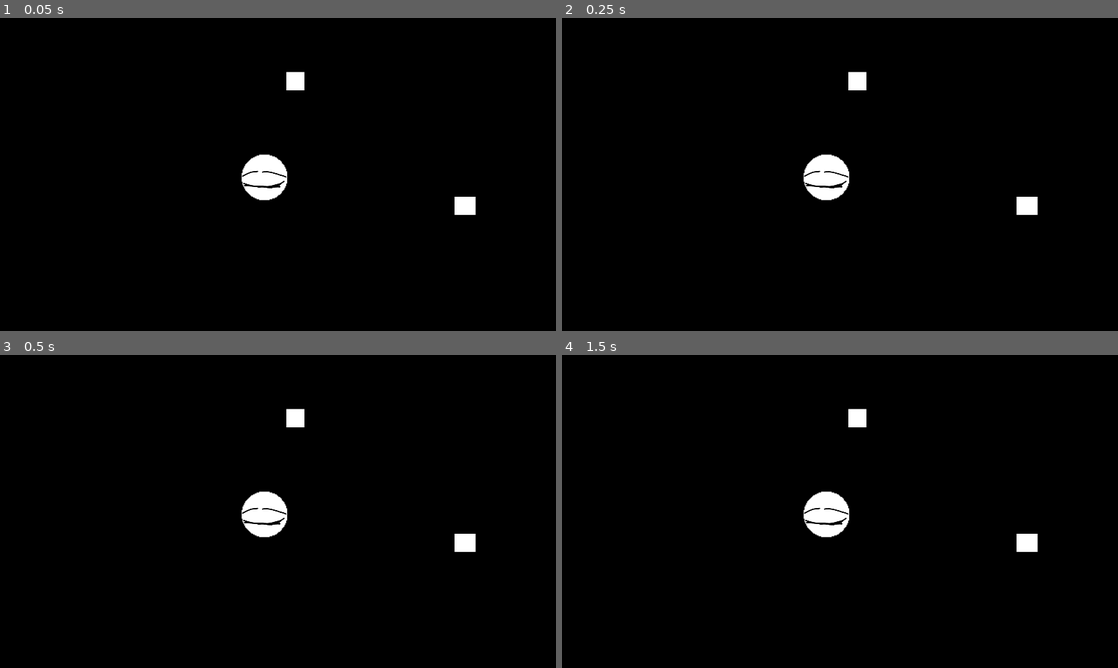
Above: before the commit, frames 1-4 (two rows, left to right).
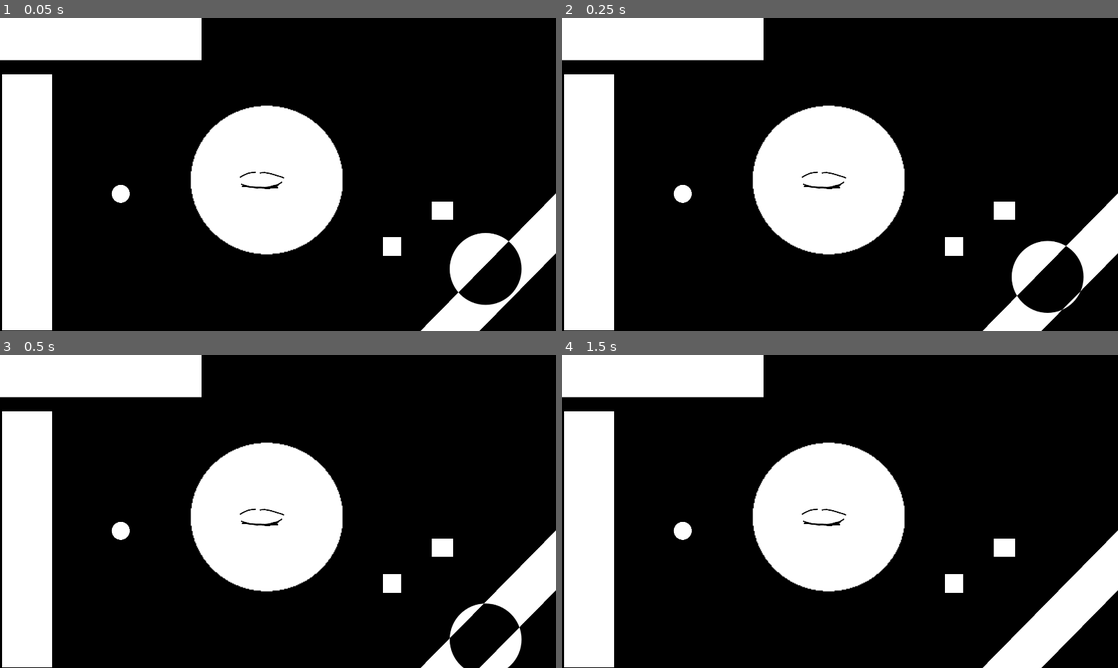
Above: after the commit, the same moments.

Repository: EakyRtk/Hypnopompic-Observer
Game: Godot game, scene res://test/test.tscn
Two runs of this game, one before a commit and one after it. Both use one fixed random seed, a clock stepped at 60 frames per second and the inputs below. The project has no main scene, so this scene is started directly.
Inputs:
- Up to frame 1 (0.05 s): no input
- Up to frame 2 (0.25 s): no input
- Up to frame 3 (0.5 s): no input
- Up to frame 4 (1.5 s): tap Enter at 1.25 s

The runs differ from the first frame. In frame 1, 26% of the frame differs, in the area x 0-100%, y 0-100%; in frame 2, 26%; in frame 3, 26%; in frame 4, 26%.

Commit message:
Hit and Hurt Boxes

Diff:
--- /dev/null
+++ b/Observer in Hypnopompia/Enemies/First Section Enemies/enemy.gd
@@ -0,0 +1,7 @@
+extends Node2D
+
+static var max_evasion := 2
+var evasion := 0
+
+func hurt():
+	print("enemy hurt")
--- a/Observer in Hypnopompia/Enemies/First Section Enemies/enemy.tscn
+++ b/Observer in Hypnopompia/Enemies/First Section Enemies/enemy.tscn
@@ -1,7 +1,21 @@
-[gd_scene format=3 uid="uid://c30k3tgjk8k65"]
+[gd_scene load_steps=5 format=3 uid="uid://c30k3tgjk8k65"]
+
+[ext_resource type="Script" path="res://Systems/Hit-Hurt Box/HurtBox.gd" id="1_4ijcw"]
+[ext_resource type="Script" path="res://Enemies/First Section Enemies/enemy.gd" id="1_88fdb"]
+[ext_resource type="Texture2D" uid="uid://iusgnv16gbp0" path="res://Enemies/First Section Enemies/white_circle.png" id="2_5xwjj"]
+
+[sub_resource type="CircleShape2D" id="CircleShape2D_i1ktn"]
+radius = 36.0555
 
 [node name="Enemy" type="Node2D"]
+script = ExtResource("1_88fdb")
 
 [node name="EnemySprite" type="Sprite2D" parent="."]
+scale = Vector2(0.25, 0.25)
+texture = ExtResource("2_5xwjj")
 
-[node name="HitBox" type="Area2D" parent="."]
+[node name="HurtBox" type="Area2D" parent="."]
+script = ExtResource("1_4ijcw")
+
+[node name="CollisionShape2D" type="CollisionShape2D" parent="HurtBox"]
+shape = SubResource("CircleShape2D_i1ktn")
--- /dev/null
+++ b/Observer in Hypnopompia/Enemies/Invert Bullet/color_inverted_bullet.tscn
@@ -0,0 +1,9 @@
+[gd_scene load_steps=2 format=3 uid="uid://byuqrwqmhr183"]
+
+[ext_resource type="Texture2D" uid="uid://iusgnv16gbp0" path="res://Enemies/First Section Enemies/white_circle.png" id="1_aim3y"]
+
+[node name="ColorInvertedBullet" type="Node2D"]
+
+[node name="BulletSprite" type="Sprite2D" parent="."]
+scale = Vector2(0.1, 0.1)
+texture = ExtResource("1_aim3y")
--- /dev/null
+++ b/Observer in Hypnopompia/Systems/Hit-Hurt Box/HitBox.gd
@@ -0,0 +1,8 @@
+class_name HitBox extends Area2D
+
+@export_enum("Enemy","Player") var type = 0
+
+func _init():
+	monitoring = false
+	collision_layer = 2
+	collision_mask = 0
--- /dev/null
+++ b/Observer in Hypnopompia/Systems/Hit-Hurt Box/HurtBox.gd
@@ -0,0 +1,21 @@
+class_name HurtBox extends Area2D
+
+@export_enum("Enemy", "Player") var hurt_from = 1
+@export_enum("HurtBox", "EvadeBox") var detect_type = 0
+var parent
+
+func _init():
+	monitorable = false
+	collision_layer = 0
+	collision_mask = 2
+
+func _ready():
+	self.area_entered.connect(_hurt)
+	parent = get_parent()
+
+func _hurt(area: HitBox):
+	#print("dayum")
+	if area.type == hurt_from and parent.has_method("hurt"):
+		#print("called hurt on parent")
+		parent.hurt()
+		return
--- a/Observer in Hypnopompia/test/test.tscn
+++ b/Observer in Hypnopompia/test/test.tscn
@@ -1,8 +1,11 @@
-[gd_scene load_steps=14 format=3 uid="uid://hylnr25f8v8n"]
+[gd_scene load_steps=20 format=3 uid="uid://hylnr25f8v8n"]
 
 [ext_resource type="Texture2D" uid="uid://ctg2t3wiae7jo" path="res://test/eye_test.png" id="1_dg1f1"]
 [ext_resource type="Shader" path="res://test/test.gdshader" id="2_stj0m"]
 [ext_resource type="Texture2D" uid="uid://cetyw1tfdoh2e" path="res://test/test_bakcground.png" id="3_071tn"]
+[ext_resource type="PackedScene" uid="uid://c30k3tgjk8k65" path="res://Enemies/First Section Enemies/enemy.tscn" id="4_300yu"]
+[ext_resource type="Texture2D" uid="uid://iusgnv16gbp0" path="res://Enemies/First Section Enemies/white_circle.png" id="5_nxpov"]
+[ext_resource type="Script" path="res://Systems/Hit-Hurt Box/HitBox.gd" id="5_rdoud"]
 
 [sub_resource type="Gradient" id="Gradient_p41bo"]
 offsets = PackedFloat32Array(0)
@@ -11,7 +14,15 @@
 [sub_resource type="GradientTexture2D" id="GradientTexture2D_qcvj7"]
 gradient = SubResource("Gradient_p41bo")
 
+[sub_resource type="CircleShape2D" id="CircleShape2D_j5rp2"]
+
+[sub_resource type="CircleShape2D" id="CircleShape2D_kiek3"]
+radius = 73.171
+
 [sub_resource type="ShaderMaterial" id="ShaderMaterial_jvm2g"]
+shader = ExtResource("2_stj0m")
+
+[sub_resource type="ShaderMaterial" id="ShaderMaterial_4pe2r"]
 shader = ExtResource("2_stj0m")
 
 [sub_resource type="ShaderMaterial" id="ShaderMaterial_4jrr4"]
@@ -23,63 +34,110 @@
 
 [sub_resource type="GradientTexture2D" id="GradientTexture2D_uj618"]
 gradient = SubResource("Gradient_1hmup")
+width = 256
+height = 256
 fill = 1
 fill_from = Vector2(0.518349, 0.5)
-fill_to = Vector2(0.848624, 0.247706)
+fill_to = Vector2(0.775229, 0.288991)
 
-[sub_resource type="ShaderMaterial" id="ShaderMaterial_4cl54"]
-shader = ExtResource("2_stj0m")
+[sub_resource type="Gradient" id="Gradient_foqdd"]
+offsets = PackedFloat32Array(0)
+colors = PackedColorArray(0, 0, 0, 1)
 
-[sub_resource type="ShaderMaterial" id="ShaderMaterial_o4q7e"]
-shader = ExtResource("2_stj0m")
+[sub_resource type="GradientTexture2D" id="GradientTexture2D_611mx"]
+gradient = SubResource("Gradient_foqdd")
 
-[sub_resource type="Gradient" id="Gradient_d8nuf"]
-offsets = PackedFloat32Array(0, 0.987013)
-colors = PackedColorArray(1, 1, 1, 1, 1, 1, 1, 1)
+[sub_resource type="Gradient" id="Gradient_me54d"]
+offsets = PackedFloat32Array(1)
+colors = PackedColorArray(1, 1, 1, 1)
 
-[sub_resource type="GradientTexture2D" id="GradientTexture2D_bvf2w"]
-gradient = SubResource("Gradient_d8nuf")
+[sub_resource type="GradientTexture2D" id="GradientTexture2D_x085v"]
+gradient = SubResource("Gradient_me54d")
 
 [node name="Test" type="Node2D"]
+
+[node name="TestBakcground" type="Sprite2D" parent="."]
+visible = false
+position = Vector2(960, 547)
+texture = ExtResource("3_071tn")
 
 [node name="InvertedObjects" type="Node2D" parent="."]
 
 [node name="EyeTest" type="Sprite2D" parent="."]
-position = Vector2(926, 569)
+position = Vector2(918, 572)
 scale = Vector2(1.13281, 1)
 texture = ExtResource("1_dg1f1")
 
-[node name="Sprite2D" type="Sprite2D" parent="."]
-position = Vector2(1606, 648)
+[node name="testbox-invert" type="Sprite2D" parent="."]
+position = Vector2(1528, 665)
 scale = Vector2(1.13281, 1)
 texture = SubResource("GradientTexture2D_qcvj7")
 
-[node name="ColorRect" type="ColorRect" parent="."]
+[node name="Enemy" parent="." instance=ExtResource("4_300yu")]
+position = Vector2(417, 607)
+
+[node name="hitboxtest" type="RigidBody2D" parent="."]
+position = Vector2(1686, 852)
+
+[node name="CollisionShape2D" type="CollisionShape2D" parent="hitboxtest"]
+shape = SubResource("CircleShape2D_j5rp2")
+
+[node name="HitBox" type="Area2D" parent="hitboxtest"]
+script = ExtResource("5_rdoud")
+type = 1
+
+[node name="CollisionShape2D" type="CollisionShape2D" parent="hitboxtest/HitBox"]
+shape = SubResource("CircleShape2D_kiek3")
+
+[node name="WhiteCircle" type="Sprite2D" parent="hitboxtest"]
+position = Vector2(-9, 14)
+texture = ExtResource("5_nxpov")
+
+[node name="InverterStuff" type="Node2D" parent="."]
+
+[node name="ColorRect" type="ColorRect" parent="InverterStuff"]
 visible = false
 material = SubResource("ShaderMaterial_jvm2g")
 offset_right = 1918.0
 offset_bottom = 1098.0
+color = Color(1, 1, 1, 0)
 
-[node name="Sprite2D2" type="Sprite2D" parent="."]
+[node name="ColorRect2" type="ColorRect" parent="InverterStuff"]
+material = SubResource("ShaderMaterial_4pe2r")
+offset_right = 696.0
+offset_bottom = 145.0
+
+[node name="ColorRect4" type="ColorRect" parent="InverterStuff"]
+material = SubResource("ShaderMaterial_4pe2r")
+offset_left = 7.0
+offset_top = 195.0
+offset_right = 180.0
+offset_bottom = 1077.0
+
+[node name="ColorRect3" type="ColorRect" parent="InverterStuff"]
+material = SubResource("ShaderMaterial_4pe2r")
+offset_left = 1450.0
+offset_top = 1082.0
+offset_right = 2146.0
+offset_bottom = 1227.0
+rotation = -0.792927
+
+[node name="Sprite2D2" type="Sprite2D" parent="InverterStuff"]
 material = SubResource("ShaderMaterial_4jrr4")
-position = Vector2(910, 550)
-scale = Vector2(3.01994, 3.01994)
+position = Vector2(907, 559)
+scale = Vector2(3.09994, 3.01994)
 texture = SubResource("GradientTexture2D_uj618")
 
-[node name="TestBakcground" type="Sprite2D" parent="."]
-visible = false
-z_index = 1
-material = SubResource("ShaderMaterial_4cl54")
-position = Vector2(1101, 570)
-scale = Vector2(1.13281, 1)
-texture = ExtResource("3_071tn")
+[node name="testbox2-black" type="Sprite2D" parent="."]
+position = Vector2(502, 479)
+texture = SubResource("GradientTexture2D_611mx")
+
+[node name="testbox3-white" type="Sprite2D" parent="."]
+position = Vector2(1354, 788)
+texture = SubResource("GradientTexture2D_x085v")
 
 [node name="NormalSprites" type="Node2D" parent="."]
-
-[node name="Sprite2D2" type="Sprite2D" parent="NormalSprites"]
-material = SubResource("ShaderMaterial_o4q7e")
-position = Vector2(1020, 218)
-texture = SubResource("GradientTexture2D_bvf2w")
+visible = false
 
 [node name="Sprite2D3" type="Sprite2D" parent="NormalSprites"]
 position = Vector2(-213, 334)
Binary file added: Observer in Hypnopompia/Enemies/First Section Enemies/white_circle.png
Not shown, added: Observer in Hypnopompia/Enemies/First Section Enemies/white_circle.png.import
